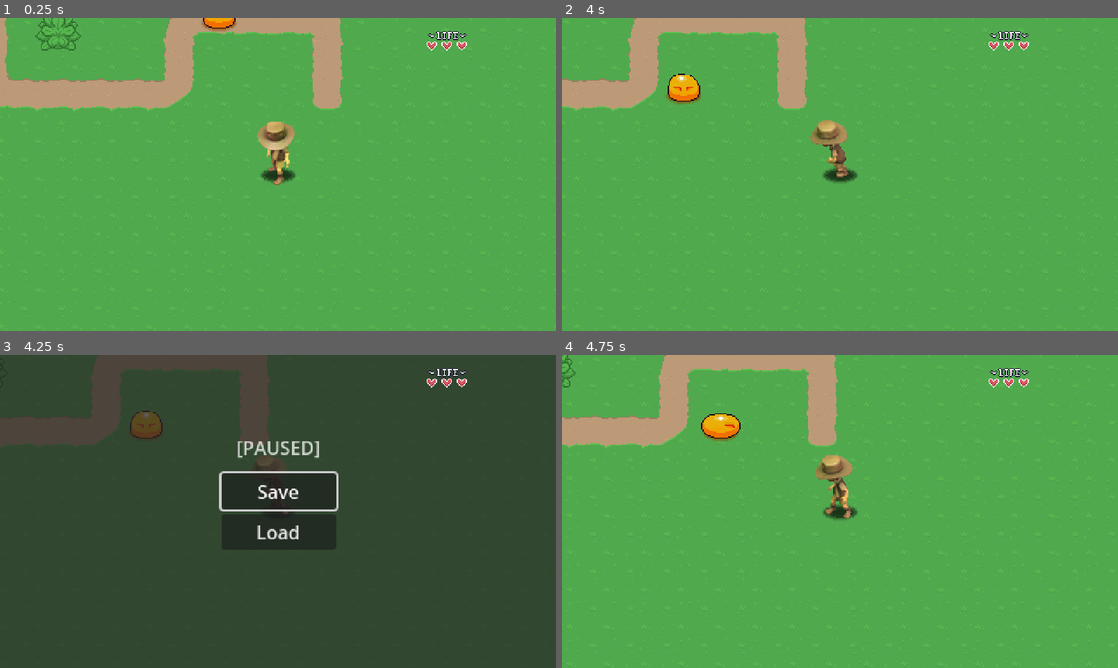
Above: before the commit, frames 1-4 (two rows, left to right).
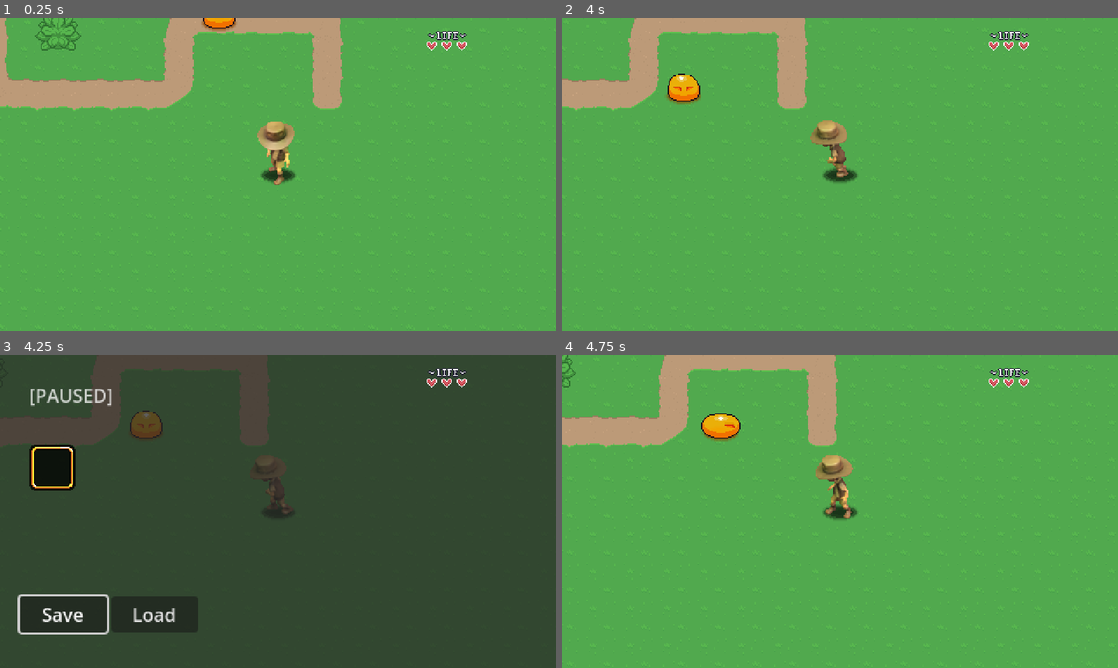
Above: after the commit, the same moments.

Repository: Pascal-Casier/michaelrpggameindy
Game: Godot game, scene res://playground.tscn
The game is run twice, just before and just after one commit, with the same random seed, the same clock (stepped at 60 frames per second) and the same inputs.
Inputs:
- Up to frame 1 (0.25 s): no input
- Up to frame 2 (4 s): tap Enter at 0.5 s; hold D (right) 0.53-1.28 s; hold Z (attack) 0.53-1.28 s; hold S (down) 1.28-2.03 s; tap Z (attack) at 1.35, 2.85 s; hold D (right) 2.03-2.78 s; hold Z (attack) 2.03-2.78 s; hold W (up) 2.78-3.53 s; hold A (left) from 3.53 s (still down); hold Z (attack) from 3.53 s (still down)
- Up to frame 3 (4.25 s): keep holding A (left); keep holding Z (attack); tap Escape (pause) at 4.15 s
- Up to frame 4 (4.75 s): release A (left) at 4.25 s; release Z (attack) at 4.25 s; click "Save" at 4.25 s

Frames 1-2 are identical in both runs. In frame 3, 11% of the frame differs, in the area x 3-61%, y 10-90%; in frame 4, nothing differs.

Commit message:
E15 time 16:16

Diff:
--- /dev/null
+++ b/GUI/Pause_menu/Inventory/Scripts/inventory_data.gd
@@ -0,0 +1,6 @@
+class_name InventoryData extends Resource
+
+@export var slots : Array[SlotData]
+
+func add_item() -> void:
+	pass
--- /dev/null
+++ b/GUI/Pause_menu/Inventory/Scripts/slot_data.gd
@@ -0,0 +1,4 @@
+class_name SlotData extends Resource
+
+@export var item_data : ItemData
+@export var quantity : int = 0
--- /dev/null
+++ b/GUI/Pause_menu/Inventory/inventory_slot.tscn
@@ -0,0 +1,8 @@
+[gd_scene format=3 uid="uid://oabx2dntjjmq"]
+
+[node name="InventorySlot" type="Button"]
+anchors_preset = 15
+anchor_right = 1.0
+anchor_bottom = 1.0
+grow_horizontal = 2
+grow_vertical = 2
--- /dev/null
+++ b/GUI/Pause_menu/Inventory/player_inventory.tres
@@ -0,0 +1,16 @@
+[gd_resource type="Resource" script_class="InventoryData" load_steps=5 format=3 uid="uid://dqsnsovnmkkk1"]
+
+[ext_resource type="Script" uid="uid://gsx6ms7nbwfc" path="res://GUI/Pause_menu/Inventory/Scripts/inventory_data.gd" id="1_hkasp"]
+[ext_resource type="Script" uid="uid://br02tj45haxos" path="res://GUI/Pause_menu/Inventory/Scripts/slot_data.gd" id="2_8fnfv"]
+[ext_resource type="Resource" uid="uid://b3wrvqdhoqrex" path="res://Items/gem.tres" id="3_8fnfv"]
+
+[sub_resource type="Resource" id="Resource_p7mi0"]
+script = ExtResource("2_8fnfv")
+item_data = ExtResource("3_8fnfv")
+quantity = 30
+metadata/_custom_type_script = "uid://br02tj45haxos"
+
+[resource]
+script = ExtResource("1_hkasp")
+slots = Array[ExtResource("2_8fnfv")]([SubResource("Resource_p7mi0"), null, null])
+metadata/_custom_type_script = "uid://gsx6ms7nbwfc"
--- a/GUI/Pause_menu/pause_menu.gd
+++ b/GUI/Pause_menu/pause_menu.gd
@@ -1,7 +1,7 @@
 extends CanvasLayer
 
-@onready var button_save: Button = $VBoxContainer/Button_Save
-@onready var button_load: Button = $VBoxContainer/Button_Load
+@onready var button_save: Button = $HBoxContainer/Button_Save
+@onready var button_load: Button = $HBoxContainer/Button_Load
 
 var is_paused := false
 
--- a/GUI/Pause_menu/pause_menu.tscn
+++ b/GUI/Pause_menu/pause_menu.tscn
@@ -1,6 +1,22 @@
-[gd_scene load_steps=2 format=3 uid="uid://2nxrl30ba1hk"]
+[gd_scene load_steps=5 format=3 uid="uid://2nxrl30ba1hk"]
 
 [ext_resource type="Script" uid="uid://y7uaxhu0dwv6" path="res://GUI/Pause_menu/pause_menu.gd" id="1_4m15a"]
+[ext_resource type="Texture2D" uid="uid://cgtwvam2xfrc6" path="res://Items/Sprites/items.png" id="2_75sfk"]
+
+[sub_resource type="AtlasTexture" id="AtlasTexture_40sp7"]
+atlas = ExtResource("2_75sfk")
+region = Rect2(96, 0, 32, 32)
+
+[sub_resource type="StyleBoxTexture" id="StyleBoxTexture_8wqos"]
+content_margin_left = 10.0
+content_margin_top = 10.0
+content_margin_right = 10.0
+content_margin_bottom = 10.0
+texture = SubResource("AtlasTexture_40sp7")
+texture_margin_left = 14.0
+texture_margin_top = 14.0
+texture_margin_right = 14.0
+texture_margin_bottom = 14.0
 
 [node name="PauseMenu" type="CanvasLayer"]
 process_mode = 3
@@ -14,27 +30,6 @@
 grow_vertical = 2
 color = Color(0.152941, 0.14902, 0.14902, 0.745098)
 
-[node name="VBoxContainer" type="VBoxContainer" parent="."]
-anchors_preset = 8
-anchor_left = 0.5
-anchor_top = 0.5
-anchor_right = 0.5
-anchor_bottom = 0.5
-offset_left = -49.5
-offset_top = -33.0
-offset_right = 49.5
-offset_bottom = 33.0
-grow_horizontal = 2
-grow_vertical = 2
-
-[node name="Button_Save" type="Button" parent="VBoxContainer"]
-layout_mode = 2
-text = "Save"
-
-[node name="Button_Load" type="Button" parent="VBoxContainer"]
-layout_mode = 2
-text = "Load"
-
 [node name="Label" type="Label" parent="."]
 modulate = Color(1, 1, 1, 0.74902)
 anchors_preset = 8
@@ -42,10 +37,44 @@
 anchor_top = 0.5
 anchor_right = 0.5
 anchor_bottom = 0.5
-offset_left = -36.5
-offset_top = -67.5
-offset_right = 36.5
-offset_bottom = -44.5
+offset_left = -215.0
+offset_top = -112.0
+offset_right = -142.0
+offset_bottom = -89.0
 grow_horizontal = 2
 grow_vertical = 2
 text = "[PAUSED]"
+
+[node name="PanelContainer" type="PanelContainer" parent="."]
+offset_left = 25.0
+offset_top = 77.0
+offset_right = 65.0
+offset_bottom = 117.0
+theme_override_styles/panel = SubResource("StyleBoxTexture_8wqos")
+
+[node name="GridContainer" type="GridContainer" parent="PanelContainer"]
+layout_mode = 2
+columns = 5
+
+[node name="HBoxContainer" type="HBoxContainer" parent="."]
+anchors_preset = 8
+anchor_left = 0.5
+anchor_top = 0.5
+anchor_right = 0.5
+anchor_bottom = 0.5
+offset_left = -223.0
+offset_top = 73.0
+offset_right = -69.0
+offset_bottom = 104.0
+grow_horizontal = 2
+grow_vertical = 2
+
+[node name="Button_Save" type="Button" parent="HBoxContainer"]
+custom_minimum_size = Vector2(75, 0)
+layout_mode = 2
+text = "Save"
+
+[node name="Button_Load" type="Button" parent="HBoxContainer"]
+custom_minimum_size = Vector2(75, 0)
+layout_mode = 2
+text = "Load"
--- /dev/null
+++ b/Items/Scripts/item_data.gd
@@ -0,0 +1,5 @@
+class_name ItemData extends Resource
+
+@export var name := ""
+@export_multiline var description := ""
+@export var texture : Texture2D
--- /dev/null
+++ b/Items/gem.tres
@@ -0,0 +1,15 @@
+[gd_resource type="Resource" script_class="ItemData" load_steps=4 format=3 uid="uid://b3wrvqdhoqrex"]
+
+[ext_resource type="Script" uid="uid://cewetx3vqsma4" path="res://Items/Scripts/item_data.gd" id="1_5ujwg"]
+[ext_resource type="Texture2D" uid="uid://cgtwvam2xfrc6" path="res://Items/Sprites/items.png" id="2_kvxp5"]
+
+[sub_resource type="AtlasTexture" id="AtlasTexture_yq8b3"]
+atlas = ExtResource("2_kvxp5")
+region = Rect2(0, 0, 32, 32)
+
+[resource]
+script = ExtResource("1_5ujwg")
+name = "Gem"
+description = "a valuable gem"
+texture = SubResource("AtlasTexture_yq8b3")
+metadata/_custom_type_script = "uid://cewetx3vqsma4"
--- /dev/null
+++ b/Items/potion.tres
@@ -0,0 +1,15 @@
+[gd_resource type="Resource" script_class="ItemData" load_steps=4 format=3 uid="uid://bucaencnhxirk"]
+
+[ext_resource type="Script" uid="uid://cewetx3vqsma4" path="res://Items/Scripts/item_data.gd" id="1_hw0jr"]
+[ext_resource type="Texture2D" uid="uid://cgtwvam2xfrc6" path="res://Items/Sprites/items.png" id="2_5vqjr"]
+
+[sub_resource type="AtlasTexture" id="AtlasTexture_t8xv6"]
+atlas = ExtResource("2_5vqjr")
+region = Rect2(32, 0, 32, 32)
+
+[resource]
+script = ExtResource("1_hw0jr")
+name = "Potion"
+description = "This red drink restores yout health"
+texture = SubResource("AtlasTexture_t8xv6")
+metadata/_custom_type_script = "uid://cewetx3vqsma4"
--- /dev/null
+++ b/Items/stone.tres
@@ -0,0 +1,15 @@
+[gd_resource type="Resource" script_class="ItemData" load_steps=4 format=3 uid="uid://dshvlafdiqnm6"]
+
+[ext_resource type="Script" uid="uid://cewetx3vqsma4" path="res://Items/Scripts/item_data.gd" id="1_mndqm"]
+[ext_resource type="Texture2D" uid="uid://cgtwvam2xfrc6" path="res://Items/Sprites/items.png" id="2_6sq6v"]
+
+[sub_resource type="AtlasTexture" id="AtlasTexture_gqhqt"]
+atlas = ExtResource("2_6sq6v")
+region = Rect2(64, 0, 32, 32)
+
+[resource]
+script = ExtResource("1_mndqm")
+name = "Stone"
+description = "Who doesn't love collecting rocks ?"
+texture = SubResource("AtlasTexture_gqhqt")
+metadata/_custom_type_script = "uid://cewetx3vqsma4"
Not shown, added: GUI/Pause_menu/Inventory/Scripts/inventory_data.gd.uid
Not shown, added: GUI/Pause_menu/Inventory/Scripts/slot_data.gd.uid
Not shown, added: Items/Scripts/item_data.gd.uid
Binary file added: Items/Sprites/flute.png
Not shown, added: Items/Sprites/flute.png.import
Binary file added: Items/Sprites/items.png
Not shown, added: Items/Sprites/items.png.import
